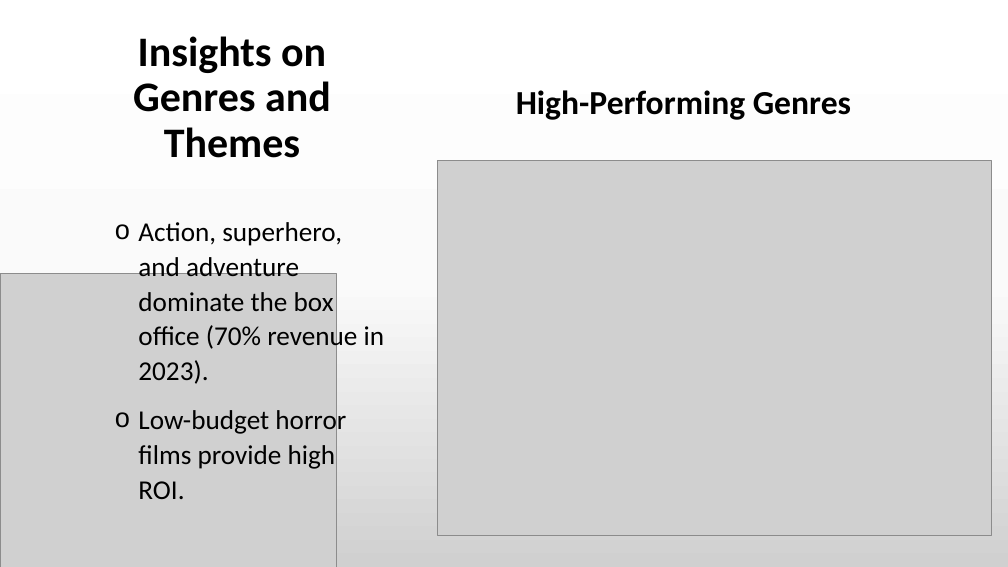
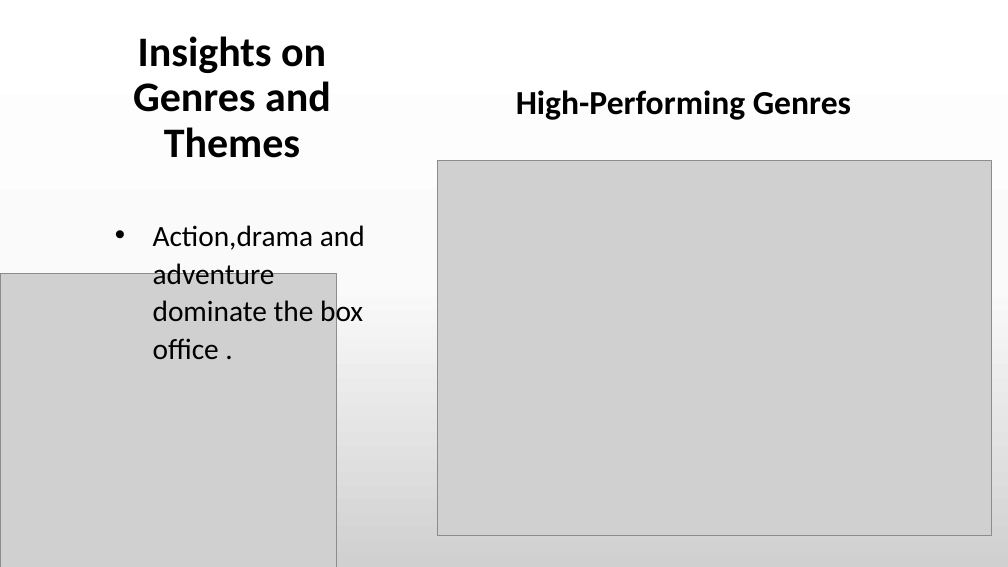
Before and after one commit to Day-hue/phase-2-project, a slide deck: slide 7 of Strategic Insights for Film Studio Success.pptm. Drawn at 1008x567 pixels with LibreOffice and Linux fonts; fonts in the diff are those of the drawing; grey boxes stand for pictures. Boxes give left, top, right and bottom in pixels: in the first picture for what was removed or moved away, otherwise in the second. Text is boxed around its words. In the diff, an @@ line names an element or a change of style, - is before the commit and + after.

```diff
--- a/Strategic Insights for Film Studio Success.pptm
+++ b/Strategic Insights for Film Studio Success.pptm
@@ text at (153,225,365,359): text changed; size 25.9 to 28 pt @@
-  o Action, superhero, and adventure dominate the box office (70% revenue in 2023).
-  o Low-budget horror films provide high ROI.
+  • Action,drama and adventure dominate the box office .
```
Also in this commit, not shown: 5 other slides changed, 3 other files.
